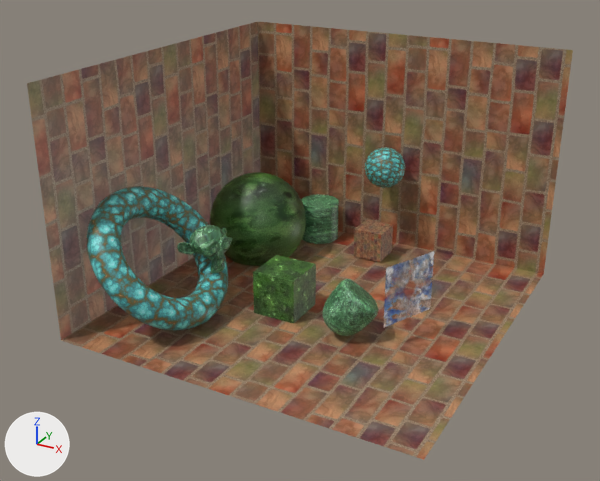
Renders of the COLLADA model Models/scene.dae from each side of a commit.
The view is the same before and after, from a 50 mm lens placed at (15.1, -29.4, 17.6), pointed at (-0.5, -1.1, 3.4). Every picture has the same lights, and +X, +Y and +Z are marked at lower left. Where no turn or scale is listed for an object, it has been applied to the vertices.
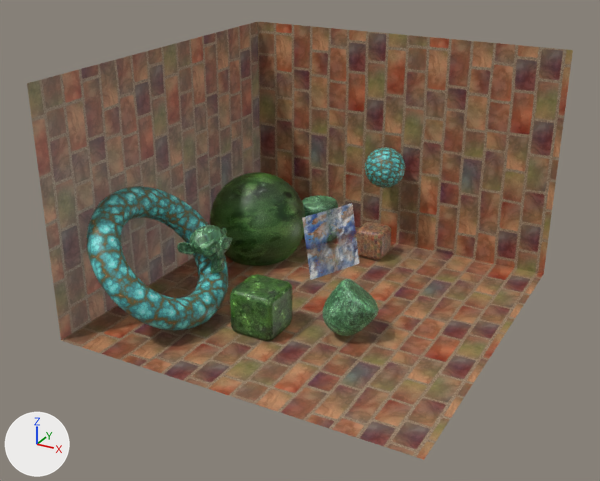
What differs and where, as boxes [x1, y1, x2, y2] in the pictures (600 x 481 px):
```json
{"object": "Cube", "change": "reshaped, moved", "before": [253, 255, 316, 324], "after": [230, 274, 292, 341]}
{"object": "Plane_001", "change": "moved, turned", "before": [383, 251, 434, 328], "after": [302, 203, 359, 280]}
```

The change, as JSON lines over the scene's bpy script:
```json
{"block": "me_cube_001", "where": "# used by ob_cube; location = (-1.22, -1.12, 1.02)"}
{"op": "remove", "block": "me_cube_001", "code": "me_cube_001.from_pydata(...)  # 8 vertices, 12 faces; spans x -1.0..1.0, y -1.0..1.0, z -1.0..1.0"}
{"op": "add", "block": "me_cube_001", "code": "me_cube_001.from_pydata(...)  # 386 vertices, 768 faces; spans x -1.0..1.0, y -1.0..1.0, z -1.0..1.0"}
{"block": "me_cube_001", "change": "me_cube_001 part 1: 8 vertices removed from x -1.0..1.0, y -1.0..1.0, z -1.0..1.0; 386 vertices added at x -1.0..1.0, y -1.0..1.0, z -1.0..1.0"}
{"op": "set", "path": "ob_cube.location", "old": "(-1.22, -1.12, 1.02)", "new": "(-1.22, -3.07, 1.02)"}
{"op": "set", "path": "ob_plane_001.location", "old": "(4.48, -0.93, 2.29)", "new": "(0.95, -0.93, 3.67)"}
{"op": "set", "path": "ob_plane_001.rotation_euler", "old": "(-0.42, -1.571, 0.0)", "new": "(0.0, 1.354, -0.42)", "note": "degrees (-24, -90, 0) -> degrees (0, 78, -24)"}
```
